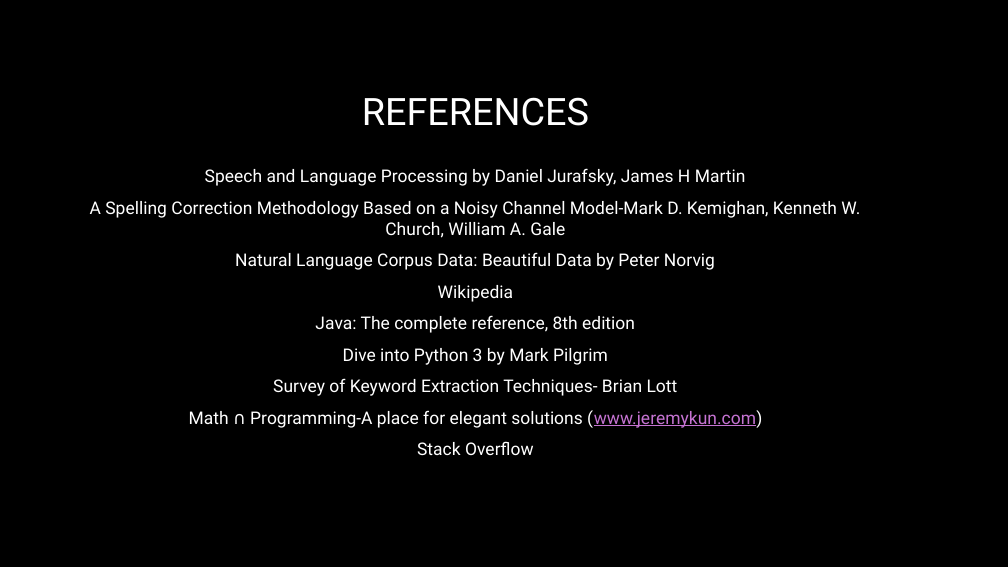
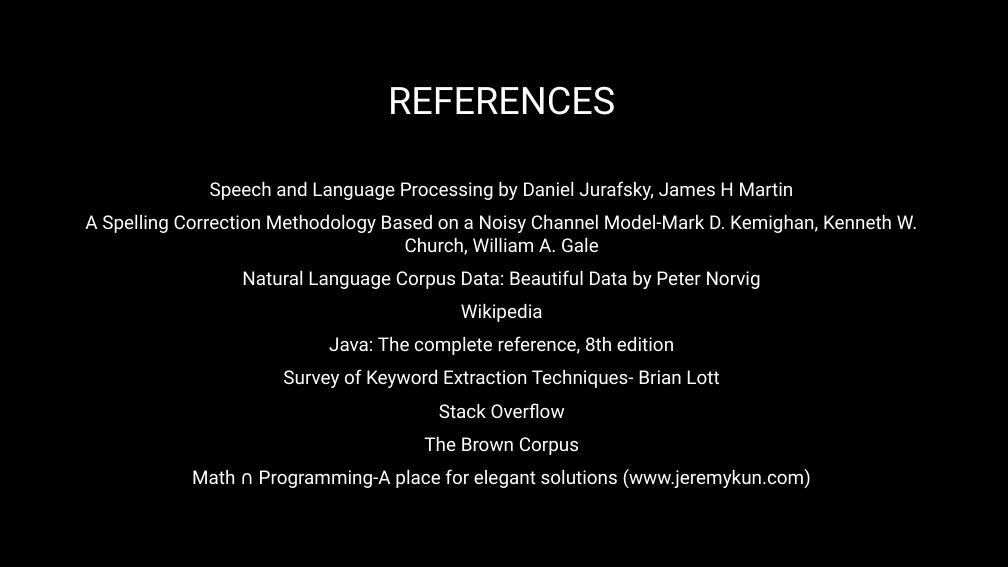
Before and after one commit to Tushar-Naik/NLP, a slide deck: slide 15 of Integrated Text Editor New.pptx (slide 13 before the commit). Drawn at 1008x567 pixels with LibreOffice and Linux fonts; fonts in the diff are those of the drawing; background and template pictures are left out. Boxes give left, top, right and bottom in pixels: in the first picture for what was removed or moved away, otherwise in the second. Text is boxed around its words. In the diff, an @@ line names an element or a change of style, - is before the commit and + after.

```diff
--- a/Integrated Text Editor New.pptx
+++ b/Integrated Text Editor New.pptx
@@ title "REFERENCES": place and size @@
-title "REFERENCES" at box(362, 97, 589, 126)
+title "REFERENCES" at box(388, 86, 615, 115)
@@ text "Speech and Language Processing by ...": place and size @@
-text "Speech and Language Processing by ..." at box(90, 168, 860, 455)
+text "Speech and Language Processing by ..." at box(85, 181, 918, 488)
@@ text at box(85, 181, 918, 488): size 16.6 to 18 pt; text colour #C573D2 to #FFFFFF, underline off in "(www.jeremykun.com)" @@
@@ text at box(343, 348, 608, 365): paragraph removed @@
-Dive into Python 3 by Mark Pilgrim
@@ text at box(424, 403, 579, 455): paragraphs added @@
+Stack Overflow
+The Brown Corpus
@@ text at box(417, 441, 534, 455): paragraph removed @@
-Stack Overflow
```
Also in this commit, not shown: 3 other slides changed, 3 slides added, 8 other files.
